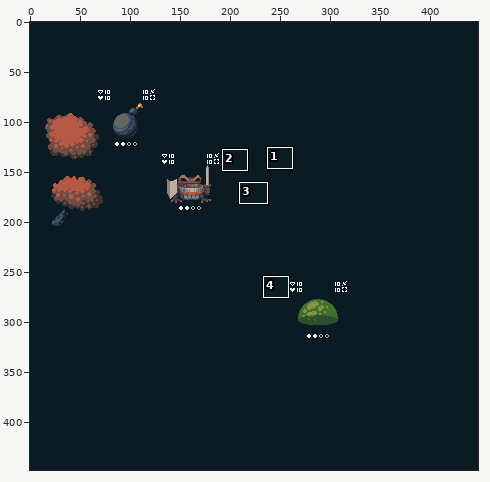
Pixel-art file: Assets/Graphics/mockup v3.aseprite. Above: a wide view before the commit, with the close-up outlined.
Close-up. As it was:
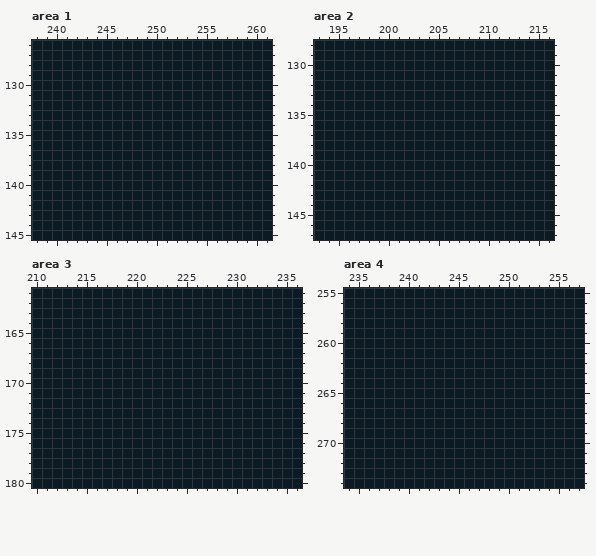
448x448 pixels, 1 frame. Colours within 5 levels of each other are drawn and written as one. Shown: area 1: x 238..261, y 126..145; area 2: x 193..216, y 128..147; area 3: x 210..236, y 161..180; area 4: x 234..257, y 255..274. The commit also changed other parts of the picture, which this record leaves out.
Once edited:
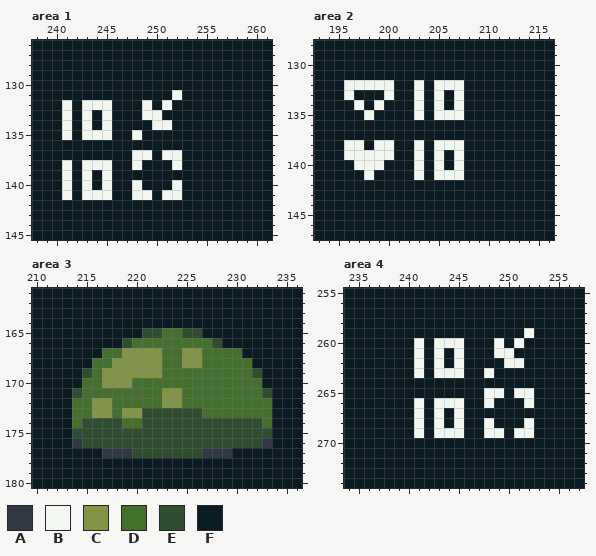
Palette (. is transparent): A #303843  B #f1f6f0  C #819447  D #44702d  E #2f4d2f  F #0b1b23
Change:
layer "Layer 1 Copy" now shown
--- area 1, layer "ui"
@@ x 239..254 @@
 130 FFFFFFFFFFFFFFFF
-131 FFFFFFFFFFFFFFFF
-132 FFFFFFFFFFFFFFFF
-133 FFFFFFFFFFFFFFFF
-134 FFFFFFFFFFFFFFFF
-135 FFFFFFFFFFFFFFFF
+131 FFFFFFFFFFFFFBFF
+132 FFBFBBBFFFBFBFFF
+133 FFBFBFBFFFBBFFFF
+134 FFBFBFBFFFFBBFFF
+135 FFBFBBBFFBFFFFFF
 136 FFFFFFFFFFFFFFFF
-137 FFFFFFFFFFFFFFFF
-138 FFFFFFFFFFFFFFFF
-139 FFFFFFFFFFFFFFFF
-140 FFFFFFFFFFFFFFFF
-141 FFFFFFFFFFFFFFFF
+137 FFFFFFFFFBBFBBFF
+138 FFBFBBBFFBFFFBFF
+139 FFBFBFBFFFFFFFFF
+140 FFBFBFBFFBFFFBFF
+141 FFBFBBBFFBBFBBFF
 142 FFFFFFFFFFFFFFFF
--- area 2, layer "ui"
@@ x 194..209 @@
 131 FFFFFFFFFFFFFFFF
-132 FFFFFFFFFFFFFFFF
-133 FFFFFFFFFFFFFFFF
-134 FFFFFFFFFFFFFFFF
-135 FFFFFFFFFFFFFFFF
+132 FFBBBBBFFBFBBBFF
+133 FFBFFFBFFBFBFBFF
+134 FFFBFBFFFBFBFBFF
+135 FFFFBFFFFBFBBBFF
 136 FFFFFFFFFFFFFFFF
 137 FFFFFFFFFFFFFFFF
-138 FFFFFFFFFFFFFFFF
-139 FFFFFFFFFFFFFFFF
-140 FFFFFFFFFFFFFFFF
-141 FFFFFFFFFFFFFFFF
+138 FFBBFBBFFBFBBBFF
+139 FFBBBBBFFBFBFBFF
+140 FFFBBBFFFBFBFBFF
+141 FFFFBFFFFBFBBBFF
 142 FFFFFFFFFFFFFFFF
--- area 3, layer "big slime"
@@ x 210..236 @@
 164 FFFFFFFFFFFFFFFFFFFFFFFFFFF
-165 FFFFFFFFFFFFFFFFFFFFFFFFFFF
-166 FFFFFFFFFFFFFFFFFFFFFFFFFFF
-167 FFFFFFFFFFFFFFFFFFFFFFFFFFF
-168 FFFFFFFFFFFFFFFFFFFFFFFFFFF
-169 FFFFFFFFFFFFFFFFFFFFFFFFFFF
-170 FFFFFFFFFFFFFFFFFFFFFFFFFFF
-171 FFFFFFFFFFFFFFFFFFFFFFFFFFF
-172 FFFFFFFFFFFFFFFFFFFFFFFFFFF
-173 FFFFFFFFFFFFFFFFFFFFFFFFFFF
-174 FFFFFFFFFFFFFFFFFFFFFFFFFFF
-175 FFFFFFFFFFFFFFFFFFFFFFFFFFF
-176 FFFFFFFFFFFFFFFFFFFFFFFFFFF
-177 FFFFFFFFFFFFFFFFFFFFFFFFFFF
+165 FFFFFFFFFFFEEDDEEFFFFFFFFFF
+166 FFFFFFFFFEDDDDDDDDEFFFFFFFF
+167 FFFFFFFDDCCCCDDCCDDDDFFFFFF
+168 FFFFFFDDCCCCCDDCCDDDDDFFFFF
+169 FFFFFEDCCCCCCDDDDDDDDDEFFFF
+170 FFFFFDDCCCDDDDDDDDDDDDDFFFF
+171 FFFFEDDDDDDDDCCDDDDDDDDEFFF
+172 FFFFDDCCDDDDDCCDDDDDDDDDFFF
+173 FFFFDDCCDCCEEEEEEDDDDDDDFFF
+174 FFFFDEEEEDDEEEEEEEEEEEEDFFF
+175 FFFFEEEEEEEEEEEEEEEEEEEEFFF
+176 FFFFAEEEEEEEEEEEEEEEEEEAFFF
+177 FFFFFFFAAAEEEEEEEAAAFFFFFFF
 178 FFFFFFFFFFFFFFFFFFFFFFFFFFF
--- area 4, layer "ui"
@@ x 239..254 @@
 258 FFFFFFFFFFFFFFFF
-259 FFFFFFFFFFFFFFFF
-260 FFFFFFFFFFFFFFFF
-261 FFFFFFFFFFFFFFFF
-262 FFFFFFFFFFFFFFFF
-263 FFFFFFFFFFFFFFFF
+259 FFFFFFFFFFFFFBFF
+260 FFBFBBBFFFBFBFFF
+261 FFBFBFBFFFBBFFFF
+262 FFBFBFBFFFFBBFFF
+263 FFBFBBBFFBFFFFFF
 264 FFFFFFFFFFFFFFFF
-265 FFFFFFFFFFFFFFFF
-266 FFFFFFFFFFFFFFFF
-267 FFFFFFFFFFFFFFFF
-268 FFFFFFFFFFFFFFFF
-269 FFFFFFFFFFFFFFFF
+265 FFFFFFFFFBBFBBFF
+266 FFBFBBBFFBFFFBFF
+267 FFBFBFBFFFFFFFFF
+268 FFBFBFBFFBFFFBFF
+269 FFBFBBBFFBBFBBFF
 270 FFFFFFFFFFFFFFFF
Where, in picture pixels (left, top, right, bottom), the same in both close-ups:
changed: (62, 90, 182, 200)
changed: (344, 80, 464, 180)
changed: (72, 328, 272, 458)
changed: (414, 328, 534, 438)
